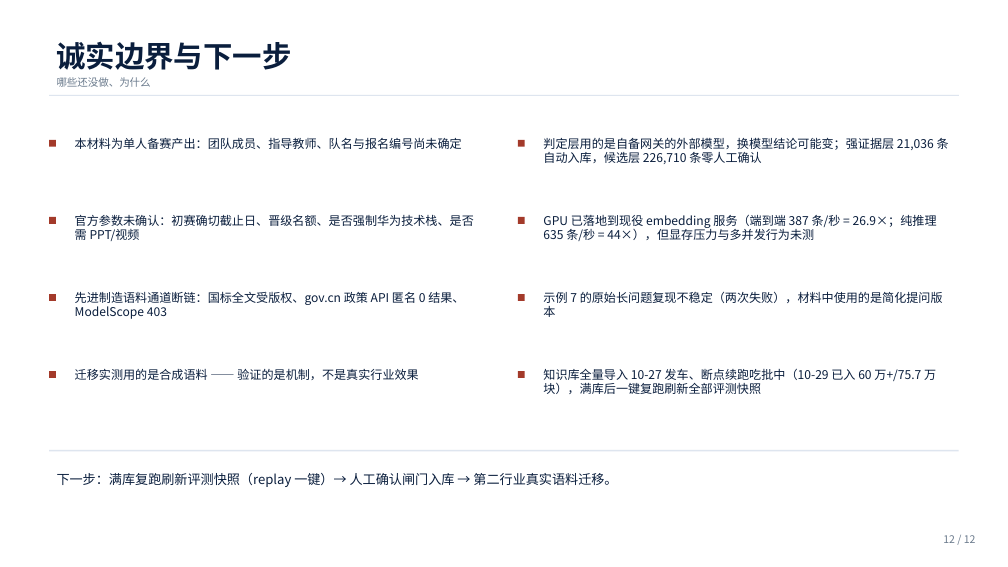
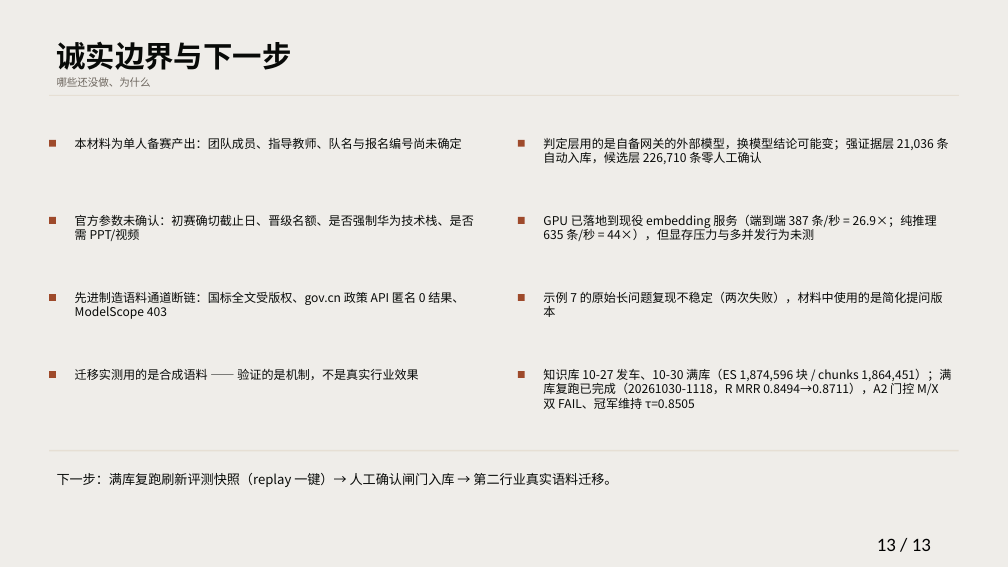
Before and after one commit to Endminlord/ict-decision-agent, a slide deck: slide 12 of deck/ict-deck.pptx. Drawn at 1008x567 pixels with LibreOffice and Linux fonts; fonts in the diff are those of the drawing. Boxes give left, top, right and bottom in pixels: in the first picture for what was removed or moved away, otherwise in the second. Text is boxed around its words. In the diff, an @@ line names an element or a change of style, - is before the commit and + after.

```diff
--- a/deck/ict-deck.pptx
+++ b/deck/ict-deck.pptx
@@ background #FFFFFF to #EFEDE9 @@
@@ text "哪些还没做、为什么" at [57, 77, 151, 87]: text colour #6B7B8D to #6E675F @@
@@ rectangle at [49, 95, 959, 95]: fill #DEE5EF to #E6DFD4 @@
@@ fill #A33A2A to #9E4A2B in 8 elements at [49, 140, 56, 147], [49, 217, 56, 224], [49, 294, 56, 301], [49, 371, 56, 378], [518, 140, 525, 147], [518, 217, 525, 224], [518, 294, 525, 301], [518, 371, 525, 378] @@
@@ text at [543, 369, 951, 409]: text changed; text colour #0A1E3D to #080A08 @@
-知识库全量导入 10-27 发车、断点续跑吃批中（10-29 已入 60 万+/75.7 万块），满库后一键复跑刷新全部评测快照
+知识库 10-27 发车、10-30 满库（ES 1,874,596 块 / chunks 1,864,451）；满库复跑已完成（20261030-1118，R MRR 0.8494→0.8711），A2 门控 M/X 双 FAIL、冠军维持 τ=0.8505
@@ text colour #0A1E3D to #080A08 in 9 elements at [57, 41, 292, 70], [75, 138, 462, 149], [75, 215, 474, 243], [75, 292, 464, 319], [75, 369, 418, 380], [543, 138, 949, 164], [543, 215, 937, 241], [543, 292, 943, 317], [57, 473, 617, 487] @@
@@ rectangle at [49, 450, 959, 451]: fill #DEE5EF to #E6DFD4 @@
@@ text at [877, 538, 931, 551]: text changed; size 10 to 18 pt; font Noto Sans CJK SC to Calibri; text colour #6B7B8D to #000000 @@
-12 / 12
+13 / 13
```
Also in this commit, not shown: 11 other slides changed, 1 slide added, 5 other files.
